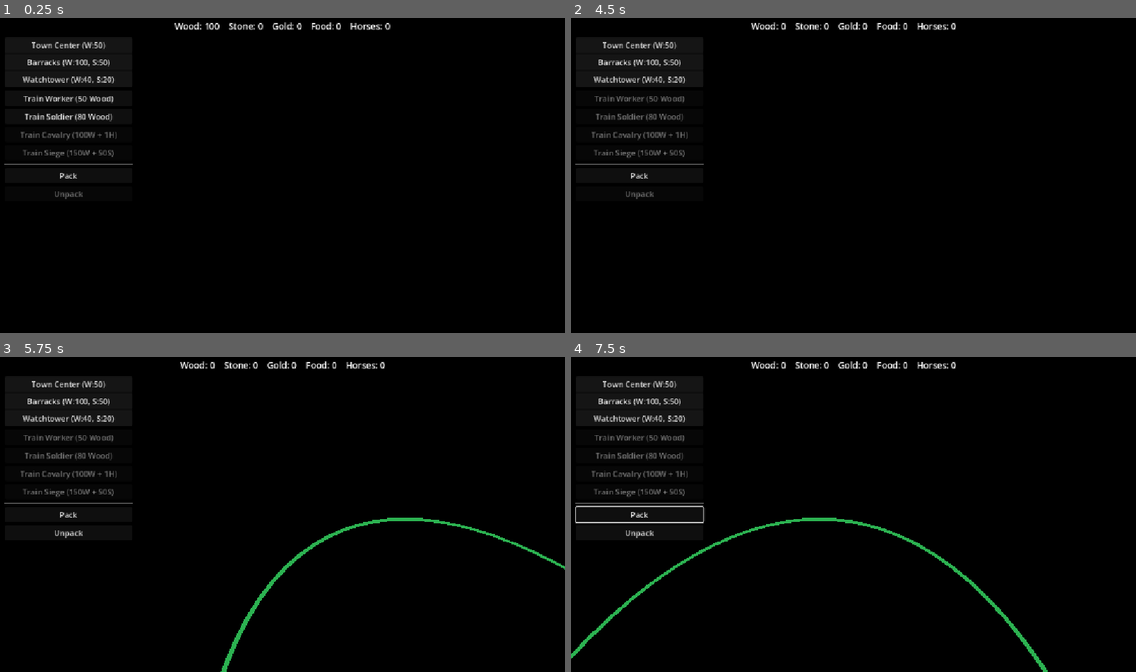
Above: before the commit, frames 1-4 (two rows, left to right).
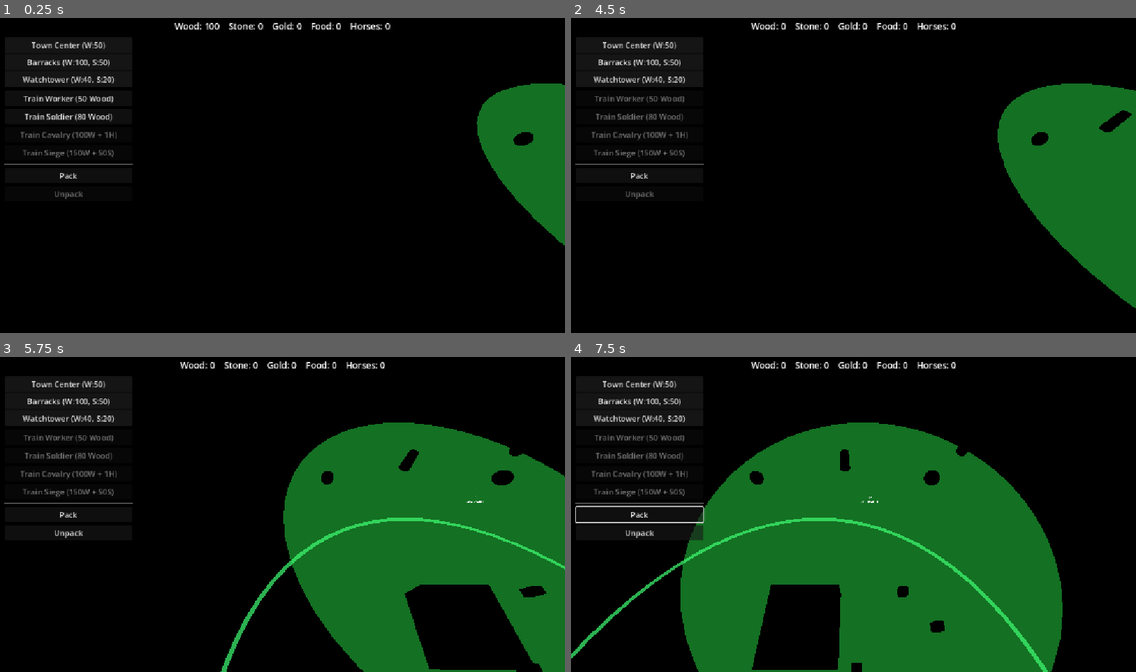
Above: after the commit, the same moments.

Repository: Ferrum-t/RTS-Game
Game: Godot game, scene res://Scenes/World/World.tscn
Two runs of this game, one before a commit and one after it. Both use one fixed random seed, a clock stepped at 60 frames per second and the inputs below.
Inputs (mouse positions are in pixels of both pictures, inside the frame that each line leads up to):
- Up to frame 1 (0.25 s): no input
- Up to frame 2 (4.5 s): click "Town Center (W:50)" at 0.5 s; click "Barracks (W:100, S:50)" at 1.25 s; click "Watchtower (W:40, S:20)" at 2 s; click "Train Worker (50 Wood)" at 2.75 s; click "Pack" at 3.5 s; tap Enter at 4.25 s; move the mouse to (977, 159) at 4.27 s; hold D (move_right) from 4.28 s (still down); tap C at 4.35 s; click (977, 159) at 4.42 s
- Up to frame 3 (5.75 s): release D (move_right) at 5 s; drag from (169, 530) to (254, 577) at 5.02 s
- Up to frame 4 (7.5 s): move the mouse to (910, 445) at 5.77 s; hold D (move_right) 5.78-6.5 s; tap P at 5.85 s; drag from (825, 577) to (684, 467) at 6.52 s; move the mouse to (1023, 561) at 7.27 s; hold Left (move_left) from 7.28 s (still down); tap U at 7.35 s

The runs differ from the first frame. In frame 1, 5.4% of the frame differs, in the area x 84-100%, y 20-73%; in frame 2, 12%; in frame 3, 29%; in frame 4, 41%, in the area x 19-87%, y 20-100%.
Error before the commit: Parse Error: Expected closing ")" after call arguments. (res://Scripts/Systems/EnvironmentZoneService.gd:277)

Commit message:
Slice A: fix disc mesh paren in EnvironmentZoneService

Diff:
--- a/Scripts/Systems/EnvironmentZoneService.gd
+++ b/Scripts/Systems/EnvironmentZoneService.gd
@@ -274,7 +274,7 @@
 	norms.append(Vector3.UP)
 	for i in range(segments):
 		var a: float = TAU * float(i) / float(segments)
-		verts.append(Vector3(cos(a) * radius, 0.0, sin(a) * radius)
+		verts.append(Vector3(cos(a) * radius, 0.0, sin(a) * radius))
 		norms.append(Vector3.UP)
 	for i in range(segments):
 		var i0 := 0
